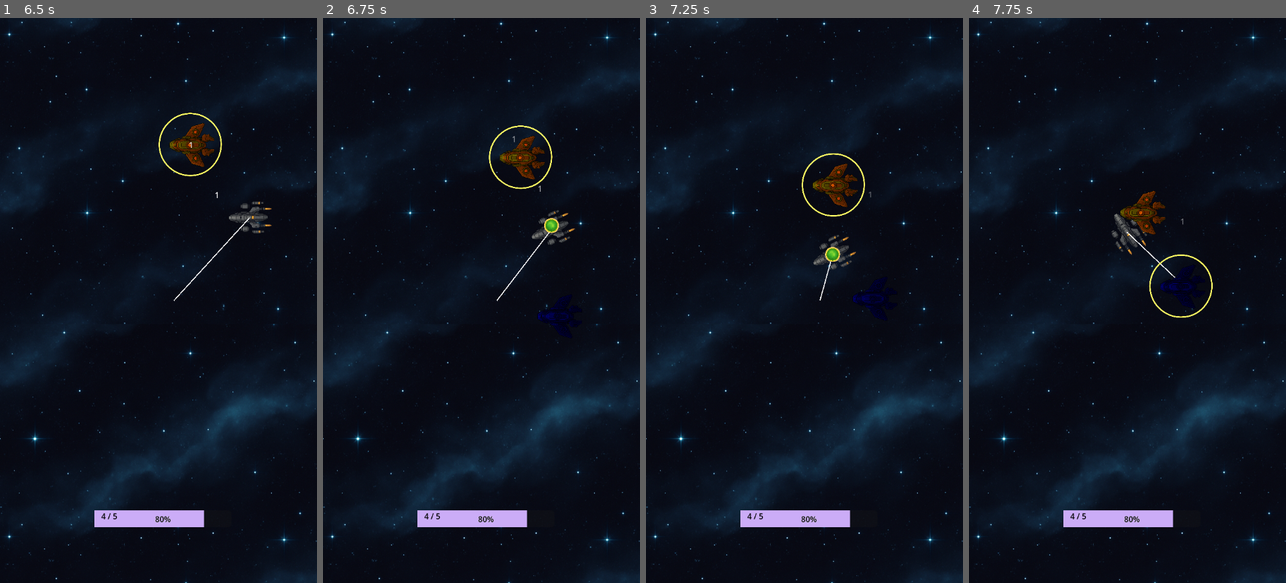
Above: before the commit, frames 1-4 (left to right).
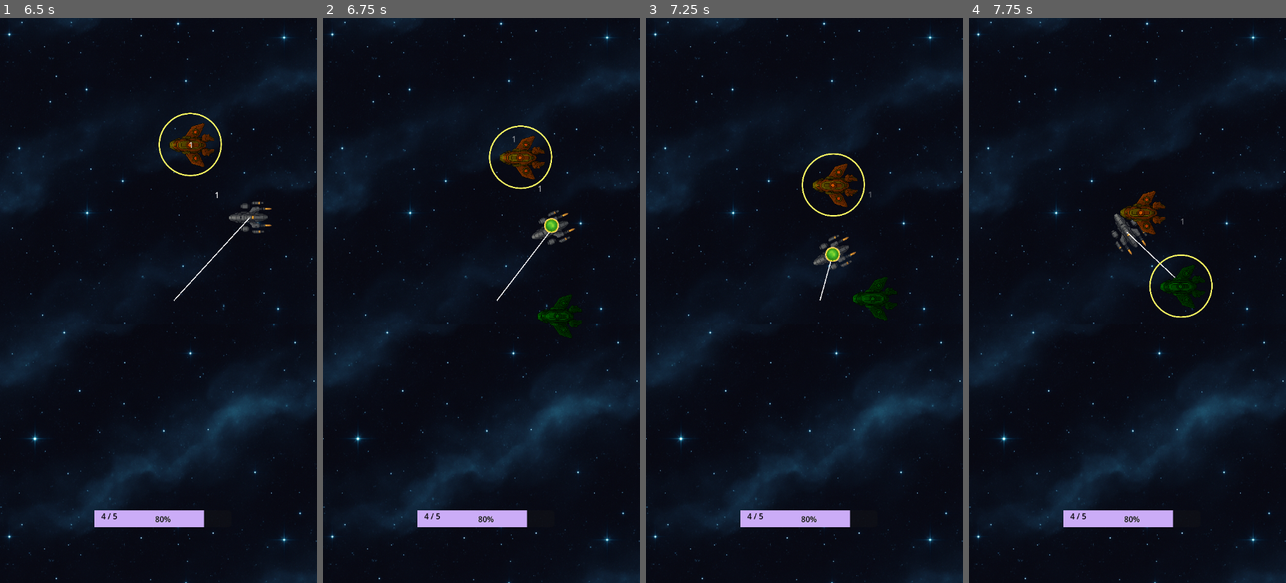
Above: after the commit, the same moments.

Repository: samjhill/echo-sector
Game: Godot game, scene res://hangar.tscn
Two runs of this game, one before a commit and one after it. Both use one fixed random seed, a clock stepped at 60 frames per second and the inputs below.
Inputs (mouse positions are in pixels of both pictures, inside the frame that each line leads up to):
- Up to frame 1 (6.5 s): click "Launch" at 0.5 s; tap Enter at 1.25 s; move the mouse to (228, 272) at 1.27 s; hold Right (ui_right) 1.28-2.03 s; click (228, 272) at 1.42 s; move the mouse to (95, 328) at 2.02 s; hold Down (ui_down) 2.03-2.78 s; move the mouse to (190, 176) at 2.77 s; hold Right (ui_right) 2.78-3.53 s; move the mouse to (266, 340) at 3.52 s; hold Up (ui_up) 3.53-4.28 s; click (266, 340) at 3.67 s; move the mouse to (253, 385) at 4.27 s; hold Left (ui_left) 4.28-5.78 s; move the mouse to (120, 91) at 5.02 s; click (120, 91) at 5.17 s; move the mouse to (174, 300) at 5.77 s; hold Down (ui_down) from 5.78 s (still down); click (174, 300) at 5.92 s
- Up to frame 2 (6.75 s): move the mouse to (433, 159) at 6.52 s; release Down (ui_down) at 6.53 s; hold Right (ui_right) from 6.53 s (still down)
- Up to frame 3 (7.25 s): keep holding Right (ui_right)
- Up to frame 4 (7.75 s): move the mouse to (1197, 300) at 7.27 s; release Right (ui_right) at 7.28 s; hold Up (ui_up) from 7.28 s (still down); click (1197, 300) at 7.42 s

Frame 1 is identical in both runs. In frame 2, 0.4% of the frame differs, in the area x 67-82%, y 48-57%; in frame 3, 0.4%, in the area x 65-80%, y 45-54%; in frame 4, 0.4%.

Commit message:
fix enemy colors

Diff:
--- a/main.gd
+++ b/main.gd
@@ -20,7 +20,7 @@
 		0:
 			enemy.speed = 80
 			enemy.max_health = 5
-			enemy.color = Color.BLUE # Tank
+			enemy.color = Color.GREEN # Tank
 		1:
 			enemy.speed = 120
 			enemy.max_health = 2
@@ -28,7 +28,7 @@
 		2:
 			enemy.speed = 100
 			enemy.max_health = 3
-			enemy.color = Color.PURPLE # Balanced
+			enemy.color = Color.RED # Balanced
 
 	# Spawn enemy at screen edge
 	var screen_size = get_viewport_rect().size
--- a/node_2d.tscn
+++ b/node_2d.tscn
@@ -88,6 +88,7 @@
 
 [node name="InventoryUI" type="Control" parent="."]
 visible = false
+custom_minimum_size = Vector2(64, 64)
 layout_mode = 3
 anchors_preset = 0
 offset_right = 40.0
@@ -96,8 +97,10 @@
 
 [node name="ItemGrid" type="GridContainer" parent="InventoryUI"]
 layout_mode = 0
-offset_right = 40.0
-offset_bottom = 40.0
+offset_left = 24.0
+offset_right = 504.0
+offset_bottom = 297.0
+columns = 4
 
 [node name="Tooltip" type="Panel" parent="InventoryUI"]
 offset_right = 40.0
Binary file changed: items/plasma-core.png
